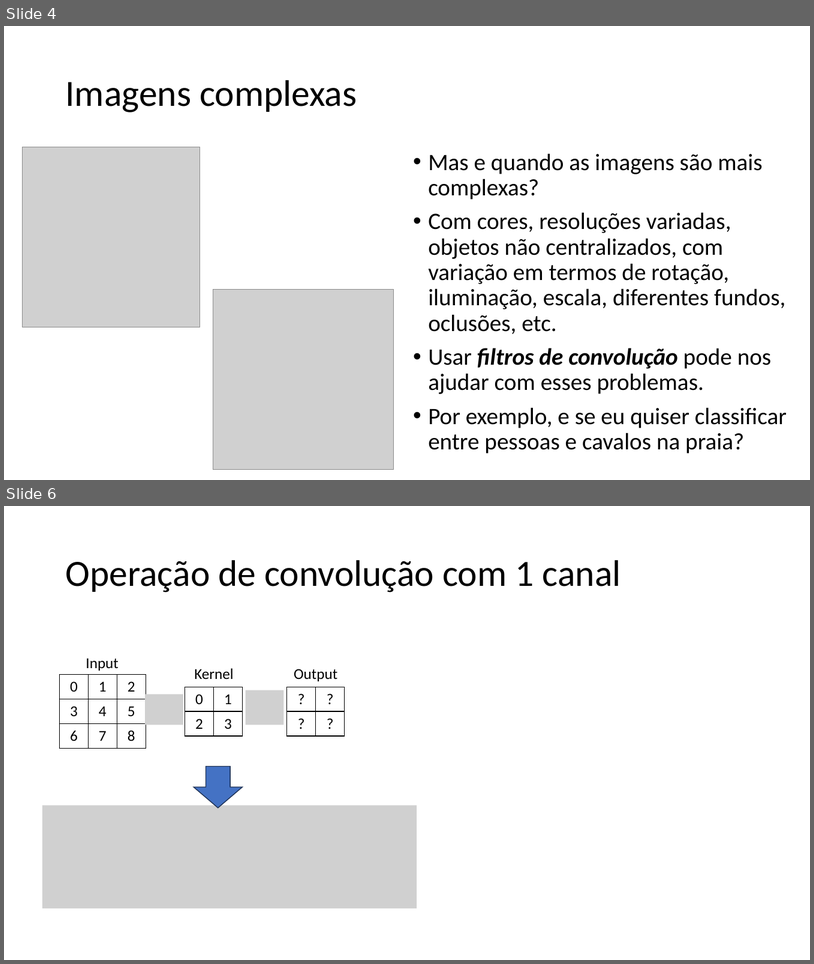
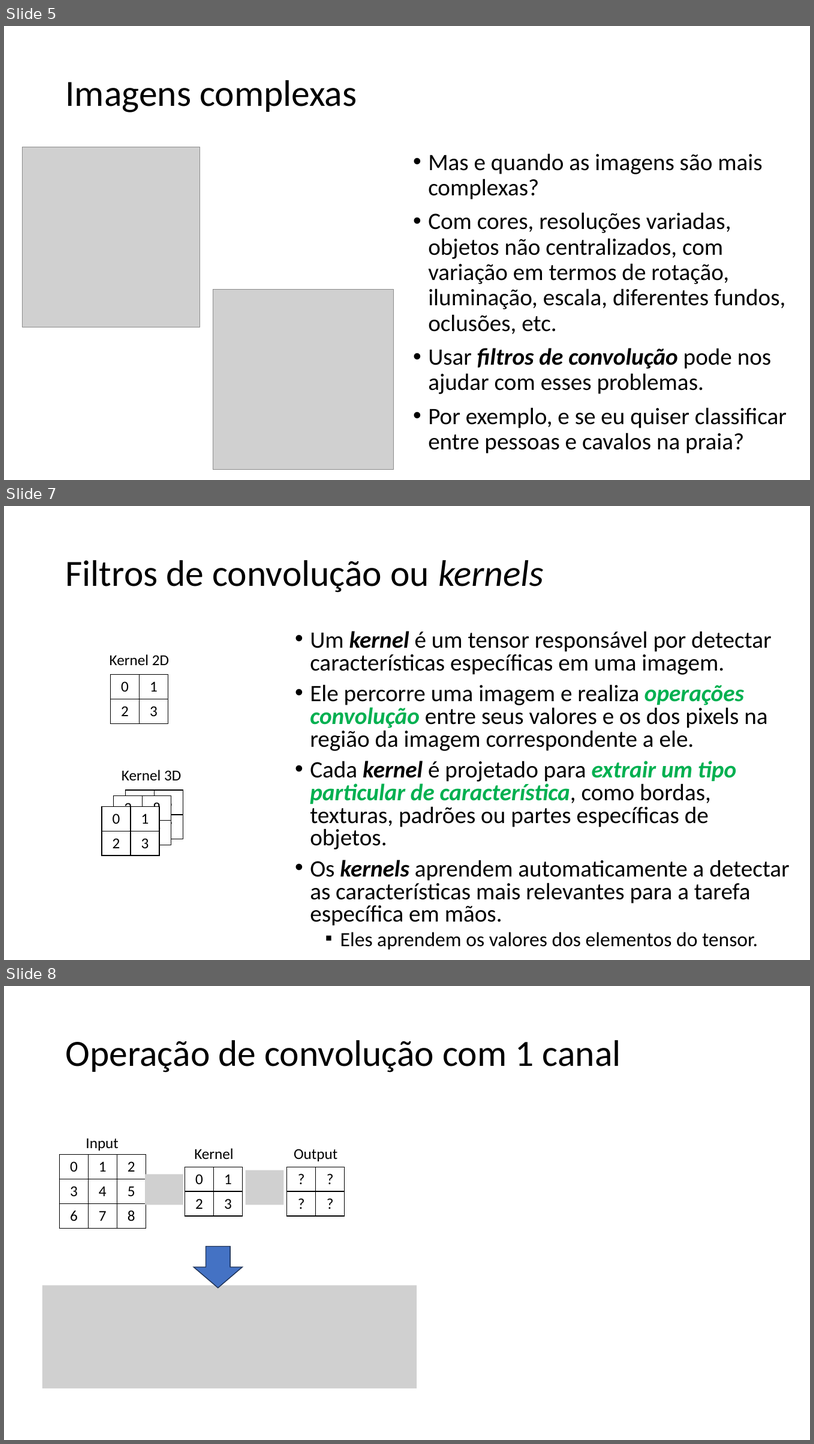
Before and after one commit to zz4fap/tp557-iot-ml, a slide deck: slides/TP557_12_Introduzindo_convoluções.pptx. Shown one above the other, each under a label of ours: slides 4 and 6 before the commit, slides 5, 7 and 8 after it; the slides between them are not shown. The pictures are 814x964 and 814x1444 pixels, drawn with LibreOffice and Linux fonts; fonts in the diff are those of the drawing; grey boxes stand for pictures. Boxes give left, top, right and bottom in pixels: in the first picture for what was removed or moved away, otherwise in the second. Text is boxed around its words. In the diff, an @@ line names an element or a change of style, - is before the commit and + after.

```diff
--- a/slides/TP557_12_Introduzindo_convoluções.pptx
+++ b/slides/TP557_12_Introduzindo_convoluções.pptx
@@ slide 7 added at <box>4,506,810,960</box>, background #FFFFFF @@
@@ title added at <box>65,560,543,592</box>, 44 pt, text #000000 @@
+Filtros de convolução ou kernels
@@ text added at <box>310,631,790,949</box>, 28 pt, text #000000 @@
+• Um kernel é um tensor responsável por detectar características específicas em uma imagem.
+• Ele percorre uma imagem e realiza operações convolução entre seus valores e os dos pixels na região da imagem correspondente a ele.
+• Cada kernel é projetado para extrair um tipo particular de característica, como bordas, texturas, padrões ou partes específicas de objetos.
+• Os kernels aprendem automaticamente a detectar as características mais relevantes para a tarefa específica em mãos.
+  ▪ Eles aprendem os valores dos elementos do tensor.
@@ text added at <box>110,654,169,665</box>, 18 pt, text #000000 @@
+Kernel 2D
@@ table added at <box>110,675,168,724</box>, 2 rows, 2 columns @@
+0 | 1
+2 | 3
@@ text added at <box>122,769,181,780</box>, 18 pt, text #000000 @@
+Kernel 3D
@@ table added at <box>126,790,183,844</box>, 2 rows, 2 columns @@
+3 | 8
+1 | 7
@@ table added at <box>102,806,160,855</box>, 2 rows, 2 columns @@
+0 | 1
+2 | 3
@@ table added at <box>113,796,171,845</box>, 2 rows, 2 columns @@
+3 | 8
+1 | 7
@@ what was slide 4 is now slide 5 @@
@@ what was slide 6 is now slide 8 @@
```
Also in this commit, not shown: 3 slides changed, 13 other slides added, 1 slide removed, 4 other files.
